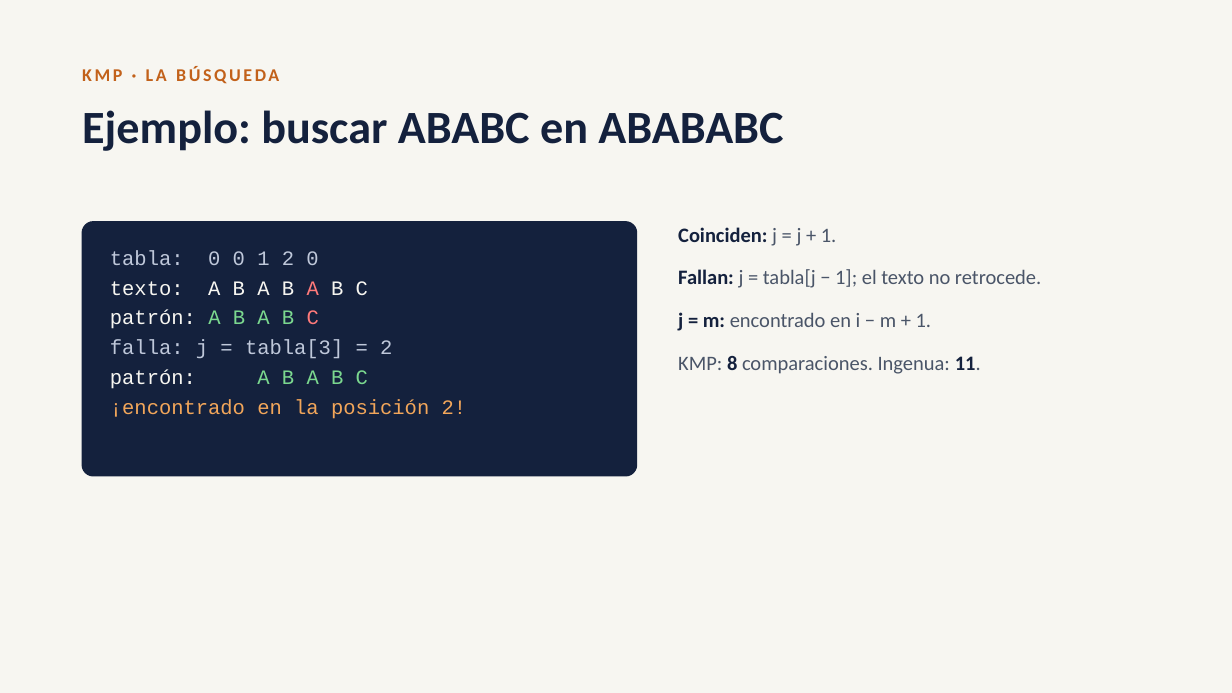
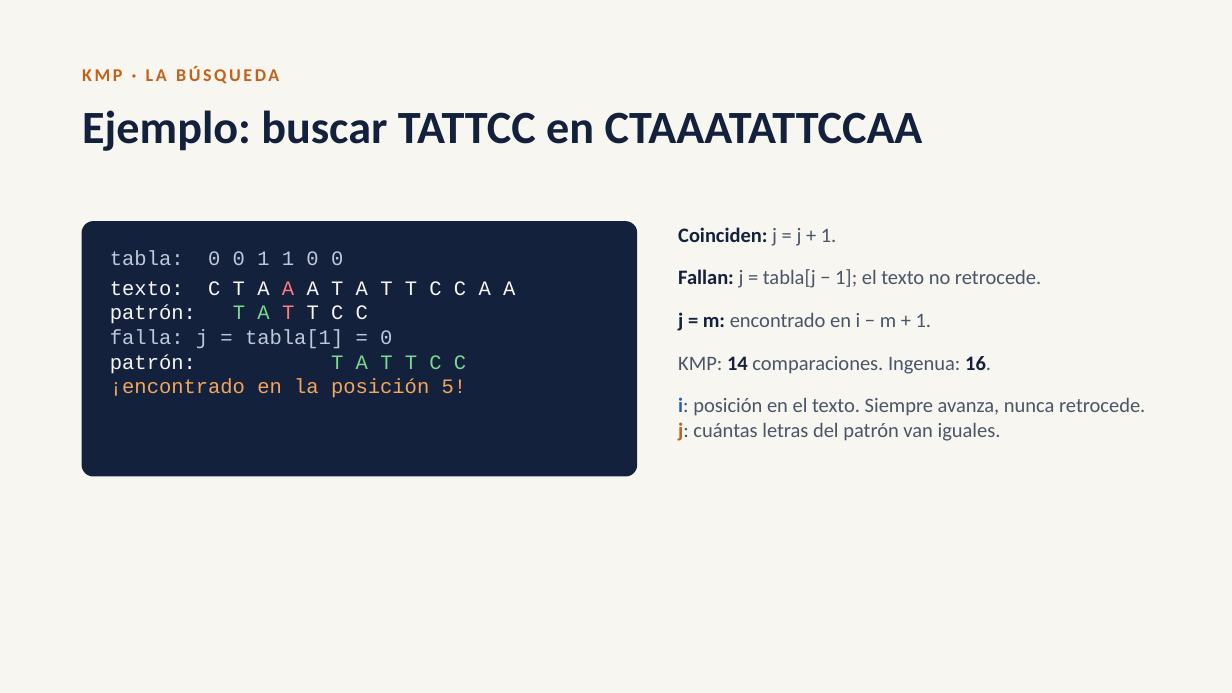
Before and after one commit to rolandramirez491/busqueda-patrones-adn, a slide deck: slide 31 of Presentacion_Busqueda_Patrones.pptx (slide 8 before the commit). Drawn at 1232x693 pixels with LibreOffice and Linux fonts; fonts in the diff are those of the drawing. Boxes give left, top, right and bottom in pixels: in the first picture for what was removed or moved away, otherwise in the second. Text is boxed around its words. In the diff, an @@ line names an element or a change of style, - is before the commit and + after.

```diff
--- a/Presentacion_Busqueda_Patrones.pptx
+++ b/Presentacion_Busqueda_Patrones.pptx
@@ text at (x1=82, y1=110, x2=923, y2=151): text changed @@
-Ejemplo: buscar ABABC en ABABABC
+Ejemplo: buscar TATTCC en CTAAATATTCCAA
@@ text at (x1=110, y1=250, x2=515, y2=398): text changed; text colour #BFC8DA to #F7F6F1 @@
-tabla: 0 0 1 2 0
-texto: A B A B A B C
-patrón: A B A B C
-falla: j = tabla[3] = 2
-patrón: A B A B C
-¡encontrado en la posición 2!
+tabla: 0 0 1 1 0 0
+texto: C T A A A T A T T C C A A
+patrón: T A T T C C
+falla: j = tabla[1] = 0
+patrón: T A T T C C
+¡encontrado en la posición 5!
@@ text at (x1=678, y1=356, x2=1145, y2=441): text changed @@
-KMP: 8 comparaciones. Ingenua: 11.
+KMP: 14 comparaciones. Ingenua: 16.
+i: posición en el texto. Siempre avanza, nunca retrocede.
+j: cuántas letras del patrón van iguales.
```
Also in this commit, not shown: 7 other slides changed, 29 slides added, 1 slide removed, 1 other file.
